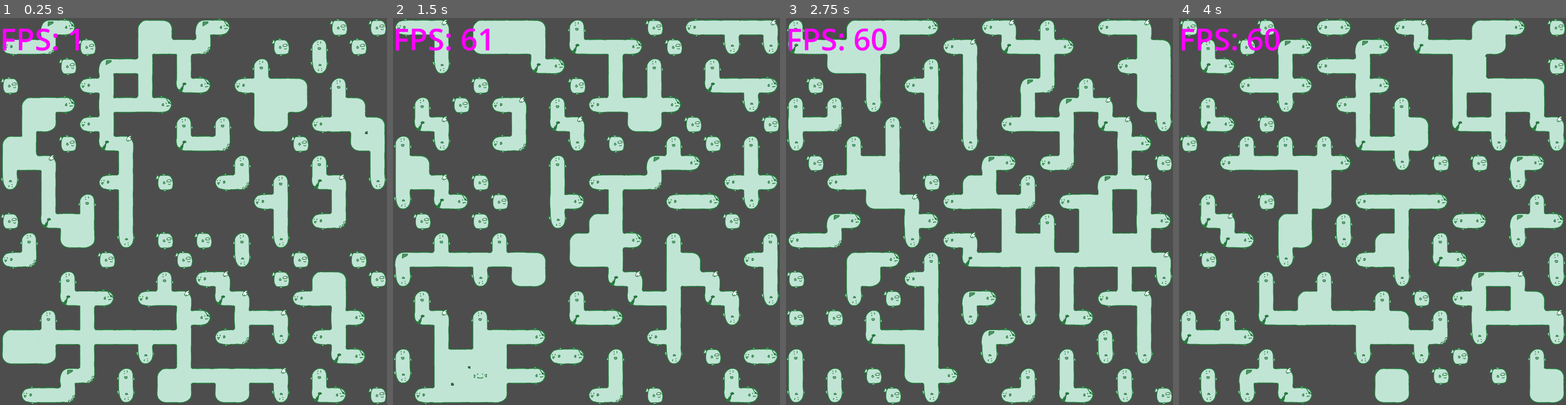
Above: before the commit, frames 1-4 (left to right).
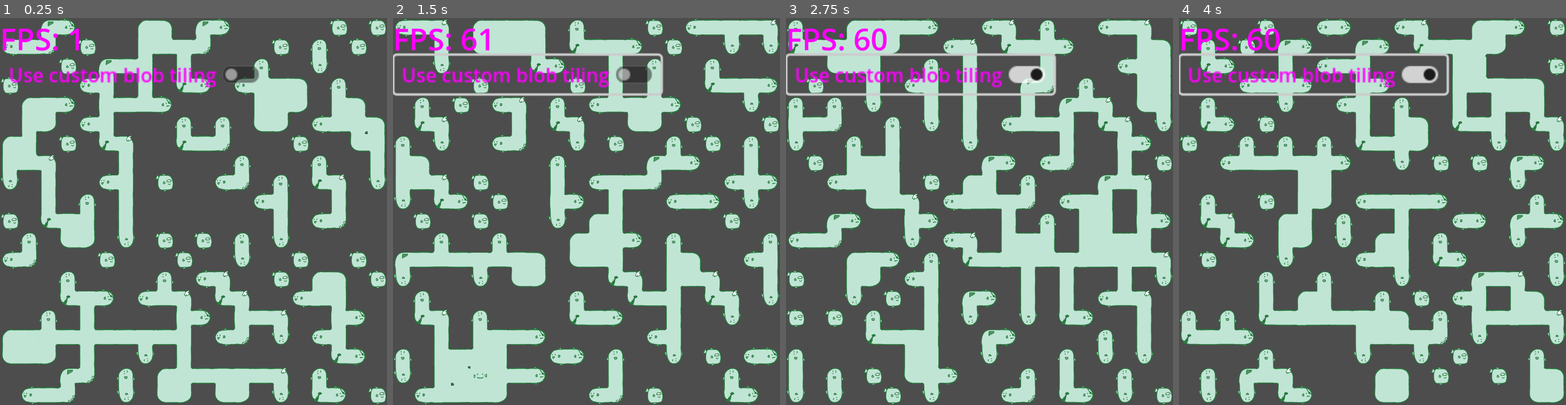
Above: after the commit, the same moments.

Repository: sourencho/godot_tilemap_fps_demo
Game: Godot game, scene res://main.tscn
Same seed, same stepped clock (60 frames per second), same inputs: the game is played once before the commit and once after it.
Inputs (mouse positions are in pixels of both pictures, inside the frame that each line leads up to):
- Up to frame 1 (0.25 s): no input
- Up to frame 2 (1.5 s): click (528, 76) at 0.5 s, where only the run after the commit has a clickable "Use custom blob tiling"; click (528, 76) at 1.25 s, where only the run after the commit has a clickable "Use custom blob tiling"
- Up to frame 3 (2.75 s): click (921, 76) at 2 s, where only the run after the commit has a clickable "Use custom blob tiling"
- Up to frame 4 (4 s): no input

The runs differ from the first frame. In frame 1, 1.4% of the frame differs, in the area x 2-67%, y 12-18%; in frame 2, 2.5%; in frame 3, 2.5%; in frame 4, 2.6%, in the area x 0-70%, y 9-21%.

Commit message:
Add toggle for custom blob tiling for comparison

Diff:
--- /dev/null
+++ b/BlobTiling.gd
@@ -0,0 +1,342 @@
+class_name BlobTiling
+
+"""
+Returns the blob tiling for a set of grid coordinates
+
+See http://www.cr31.co.uk/stagecast/wang/blob.html
+
+:params coords: Array of Vector2i coordinates
+:return: Dictionary from input coordinates to 12x4 blob tile atlas coordinates
+"""
+static func blob_tile(coords : Array) -> Dictionary:
+    var nb_bits = {} # Vector2i -> neighbour bits
+
+    var pos_nb: Vector2i # neighbouring position
+    for pos in coords:
+        # north edge
+        pos_nb = pos + Vector2i.UP
+        bitwise_or_at_key(nb_bits, pos_nb, SOUTH_EDGE)
+        # east edge
+        pos_nb = pos + Vector2i.RIGHT
+        bitwise_or_at_key(nb_bits, pos_nb, WEST_EDGE)
+        # south edge
+        pos_nb = pos + Vector2i.DOWN
+        bitwise_or_at_key(nb_bits, pos_nb, NORTH_EDGE)
+        # west edge
+        pos_nb = pos + Vector2i.LEFT
+        bitwise_or_at_key(nb_bits, pos_nb, EAST_EDGE)
+
+        # north-east corner
+        pos_nb = pos + Vector2i.UP + Vector2i.RIGHT
+        bitwise_or_at_key(nb_bits, pos_nb, SOUTHWEST_CORNER)
+        # south-east corner
+        pos_nb = pos + Vector2i.DOWN + Vector2i.RIGHT
+        bitwise_or_at_key(nb_bits, pos_nb, NORTHWEST_CORNER)
+        # south-west corner
+        pos_nb = pos + Vector2i.DOWN + Vector2i.LEFT
+        bitwise_or_at_key(nb_bits, pos_nb, NORTHEAST_CORNER)
+        # north-west corner
+        pos_nb = pos + Vector2i.UP + Vector2i.LEFT
+        bitwise_or_at_key(nb_bits, pos_nb, SOUTHEAST_CORNER)
+
+    var tilemap_positions = {}
+    for pos in coords:
+        var raw_nb_bitset = nb_bits.get(pos, EMPTY)
+        var nb_bitset = prune_neighbour_bitset(raw_nb_bitset)
+        tilemap_positions[pos] = NEIGHBOUR_BITS_TO_TILEMAP_COORDS[nb_bitset]
+
+    return tilemap_positions
+
+# Neighbour bitset
+# http://www.cr31.co.uk/stagecast/wang/blob.html
+const NORTH_EDGE = 1
+const NORTHEAST_CORNER = 2
+const EAST_EDGE = 4
+const SOUTHEAST_CORNER = 8
+const SOUTH_EDGE = 16
+const SOUTHWEST_CORNER = 32
+const WEST_EDGE = 64
+const NORTHWEST_CORNER = 128
+
+const EMPTY = 0
+const ALL_CORNERS = NORTHEAST_CORNER | SOUTHEAST_CORNER | SOUTHWEST_CORNER | NORTHWEST_CORNER
+const ALL_EDGES = NORTH_EDGE | EAST_EDGE | SOUTH_EDGE | WEST_EDGE
+
+static func bitwise_or_at_key(dict : Dictionary, key, value):
+    if dict.has(key):
+        dict[key] |= value
+    else:
+        dict[key] = value
+
+"""
+Eliminates corners not supported by both neighbouring edges
+"""
+static func prune_neighbour_bitset(nb_bitset: int):
+    var edges = nb_bitset & ALL_EDGES
+    var clockwise_corners = edges << 1
+    var counterclockwise_corners = (edges >> 1) | ((edges & NORTH_EDGE) << 7) # bring bottom bit back around to the top
+    var supported_corners = clockwise_corners & counterclockwise_corners
+    var pruned_nb_bitset = nb_bitset & (supported_corners | ALL_EDGES)
+    return pruned_nb_bitset
+
+# Manually specified mapping from neighbour bit patterns to tilemap coordinates
+# based on the 12x4 tilemap layout we're currently using. Top left corner is
+# (0, 0). Invalid blob neighbour bits are sent to (10, 1), the blank cell.
+const NEIGHBOUR_BITS_TO_TILEMAP_COORDS = [ \
+    Vector2i( 0, 3), # 000
+    Vector2i( 0, 2), # 001
+    Vector2i(10, 1), # 002
+    Vector2i(10, 1), # 003
+    Vector2i( 1, 3), # 004
+    Vector2i( 1, 2), # 005
+    Vector2i(10, 1), # 006
+    Vector2i( 8, 3), # 007
+    Vector2i(10, 1), # 008
+    Vector2i(10, 1), # 009
+    Vector2i(10, 1), # 010
+    Vector2i(10, 1), # 011
+    Vector2i(10, 1), # 012
+    Vector2i(10, 1), # 013
+    Vector2i(10, 1), # 014
+    Vector2i(10, 1), # 015
+    Vector2i( 0, 0), # 016
+    Vector2i( 0, 1), # 017
+    Vector2i(10, 1), # 018
+    Vector2i(10, 1), # 019
+    Vector2i( 1, 0), # 020
+    Vector2i( 1, 1), # 021
+    Vector2i(10, 1), # 022
+    Vector2i( 4, 2), # 023
+    Vector2i(10, 1), # 024
+    Vector2i(10, 1), # 025
+    Vector2i(10, 1), # 026
+    Vector2i(10, 1), # 027
+    Vector2i( 8, 0), # 028
+    Vector2i( 4, 1), # 029
+    Vector2i(10, 1), # 030
+    Vector2i( 8, 1), # 031
+    Vector2i(10, 1), # 032
+    Vector2i(10, 1), # 033
+    Vector2i(10, 1), # 034
+    Vector2i(10, 1), # 035
+    Vector2i(10, 1), # 036
+    Vector2i(10, 1), # 037
+    Vector2i(10, 1), # 038
+    Vector2i(10, 1), # 039
+    Vector2i(10, 1), # 040
+    Vector2i(10, 1), # 041
+    Vector2i(10, 1), # 042
+    Vector2i(10, 1), # 043
+    Vector2i(10, 1), # 044
+    Vector2i(10, 1), # 045
+    Vector2i(10, 1), # 046
+    Vector2i(10, 1), # 047
+    Vector2i(10, 1), # 048
+    Vector2i(10, 1), # 049
+    Vector2i(10, 1), # 050
+    Vector2i(10, 1), # 051
+    Vector2i(10, 1), # 052
+    Vector2i(10, 1), # 053
+    Vector2i(10, 1), # 054
+    Vector2i(10, 1), # 055
+    Vector2i(10, 1), # 056
+    Vector2i(10, 1), # 057
+    Vector2i(10, 1), # 058
+    Vector2i(10, 1), # 059
+    Vector2i(10, 1), # 060
+    Vector2i(10, 1), # 061
+    Vector2i(10, 1), # 062
+    Vector2i(10, 1), # 063
+    Vector2i( 3, 3), # 064
+    Vector2i( 3, 2), # 065
+    Vector2i(10, 1), # 066
+    Vector2i(10, 1), # 067
+    Vector2i( 2, 3), # 068
+    Vector2i( 2, 2), # 069
+    Vector2i(10, 1), # 070
+    Vector2i( 5, 3), # 071
+    Vector2i(10, 1), # 072
+    Vector2i(10, 1), # 073
+    Vector2i(10, 1), # 074
+    Vector2i(10, 1), # 075
+    Vector2i(10, 1), # 076
+    Vector2i(10, 1), # 077
+    Vector2i(10, 1), # 078
+    Vector2i(10, 1), # 079
+    Vector2i( 3, 0), # 080
+    Vector2i( 3, 1), # 081
+    Vector2i(10, 1), # 082
+    Vector2i(10, 1), # 083
+    Vector2i( 2, 0), # 084
+    Vector2i( 2, 1), # 085
+    Vector2i(10, 1), # 086
+    Vector2i( 7, 0), # 087
+    Vector2i(10, 1), # 088
+    Vector2i(10, 1), # 089
+    Vector2i(10, 1), # 090
+    Vector2i(10, 1), # 091
+    Vector2i( 5, 0), # 092
+    Vector2i( 7, 3), # 093
+    Vector2i(10, 1), # 094
+    Vector2i( 8, 2), # 095
+    Vector2i(10, 1), # 096
+    Vector2i(10, 1), # 097
+    Vector2i(10, 1), # 098
+    Vector2i(10, 1), # 099
+    Vector2i(10, 1), # 100
+    Vector2i(10, 1), # 101
+    Vector2i(10, 1), # 102
+    Vector2i(10, 1), # 103
+    Vector2i(10, 1), # 104
+    Vector2i(10, 1), # 105
+    Vector2i(10, 1), # 106
+    Vector2i(10, 1), # 107
+    Vector2i(10, 1), # 108
+    Vector2i(10, 1), # 109
+    Vector2i(10, 1), # 110
+    Vector2i(10, 1), # 111
+    Vector2i(11, 0), # 112
+    Vector2i( 7, 1), # 113
+    Vector2i(10, 1), # 114
+    Vector2i(10, 1), # 115
+    Vector2i( 6, 0), # 116
+    Vector2i( 4, 3), # 117
+    Vector2i(10, 1), # 118
+    Vector2i( 9, 1), # 119
+    Vector2i(10, 1), # 120
+    Vector2i(10, 1), # 121
+    Vector2i(10, 1), # 122
+    Vector2i(10, 1), # 123
+    Vector2i(10, 0), # 124
+    Vector2i( 9, 0), # 125
+    Vector2i(10, 1), # 126
+    Vector2i( 5, 1), # 127
+    Vector2i(10, 1), # 128
+    Vector2i(10, 1), # 129
+    Vector2i(10, 1), # 130
+    Vector2i(10, 1), # 131
+    Vector2i(10, 1), # 132
+    Vector2i(10, 1), # 133
+    Vector2i(10, 1), # 134
+    Vector2i(10, 1), # 135
+    Vector2i(10, 1), # 136
+    Vector2i(10, 1), # 137
+    Vector2i(10, 1), # 138
+    Vector2i(10, 1), # 139
+    Vector2i(10, 1), # 140
+    Vector2i(10, 1), # 141
+    Vector2i(10, 1), # 142
+    Vector2i(10, 1), # 143
+    Vector2i(10, 1), # 144
+    Vector2i(10, 1), # 145
+    Vector2i(10, 1), # 146
+    Vector2i(10, 1), # 147
+    Vector2i(10, 1), # 148
+    Vector2i(10, 1), # 149
+    Vector2i(10, 1), # 150
+    Vector2i(10, 1), # 151
+    Vector2i(10, 1), # 152
+    Vector2i(10, 1), # 153
+    Vector2i(10, 1), # 154
+    Vector2i(10, 1), # 155
+    Vector2i(10, 1), # 156
+    Vector2i(10, 1), # 157
+    Vector2i(10, 1), # 158
+    Vector2i(10, 1), # 159
+    Vector2i(10, 1), # 160
+    Vector2i(10, 1), # 161
+    Vector2i(10, 1), # 162
+    Vector2i(10, 1), # 163
+    Vector2i(10, 1), # 164
+    Vector2i(10, 1), # 165
+    Vector2i(10, 1), # 166
+    Vector2i(10, 1), # 167
+    Vector2i(10, 1), # 168
+    Vector2i(10, 1), # 169
+    Vector2i(10, 1), # 170
+    Vector2i(10, 1), # 171
+    Vector2i(10, 1), # 172
+    Vector2i(10, 1), # 173
+    Vector2i(10, 1), # 174
+    Vector2i(10, 1), # 175
+    Vector2i(10, 1), # 176
+    Vector2i(10, 1), # 177
+    Vector2i(10, 1), # 178
+    Vector2i(10, 1), # 179
+    Vector2i(10, 1), # 180
+    Vector2i(10, 1), # 181
+    Vector2i(10, 1), # 182
+    Vector2i(10, 1), # 183
+    Vector2i(10, 1), # 184
+    Vector2i(10, 1), # 185
+    Vector2i(10, 1), # 186
+    Vector2i(10, 1), # 187
+    Vector2i(10, 1), # 188
+    Vector2i(10, 1), # 189
+    Vector2i(10, 1), # 190
+    Vector2i(10, 1), # 191
+    Vector2i(10, 1), # 192
+    Vector2i(11, 3), # 193
+    Vector2i(10, 1), # 194
+    Vector2i(10, 1), # 195
+    Vector2i(10, 1), # 196
+    Vector2i( 6, 3), # 197
+    Vector2i(10, 1), # 198
+    Vector2i( 9, 3), # 199
+    Vector2i(10, 1), # 200
+    Vector2i(10, 1), # 201
+    Vector2i(10, 1), # 202
+    Vector2i(10, 1), # 203
+    Vector2i(10, 1), # 204
+    Vector2i(10, 1), # 205
+    Vector2i(10, 1), # 206
+    Vector2i(10, 1), # 207
+    Vector2i(10, 1), # 208
+    Vector2i( 7, 2), # 209
+    Vector2i(10, 1), # 210
+    Vector2i(10, 1), # 211
+    Vector2i(10, 1), # 212
+    Vector2i( 4, 0), # 213
+    Vector2i(10, 1), # 214
+    Vector2i(10, 3), # 215
+    Vector2i(10, 1), # 216
+    Vector2i(10, 1), # 217
+    Vector2i(10, 1), # 218
+    Vector2i(10, 1), # 219
+    Vector2i(10, 1), # 220
+    Vector2i(10, 2), # 221
+    Vector2i(10, 1), # 222
+    Vector2i( 5, 2), # 223
+    Vector2i(10, 1), # 224
+    Vector2i(10, 1), # 225
+    Vector2i(10, 1), # 226
+    Vector2i(10, 1), # 227
+    Vector2i(10, 1), # 228
+    Vector2i(10, 1), # 229
+    Vector2i(10, 1), # 230
+    Vector2i(10, 1), # 231
+    Vector2i(10, 1), # 232
+    Vector2i(10, 1), # 233
+    Vector2i(10, 1), # 234
+    Vector2i(10, 1), # 235
+    Vector2i(10, 1), # 236
+    Vector2i(10, 1), # 237
+    Vector2i(10, 1), # 238
+    Vector2i(10, 1), # 239
+    Vector2i(10, 1), # 240
+    Vector2i(11, 2), # 241
+    Vector2i(10, 1), # 242
+    Vector2i(10, 1), # 243
+    Vector2i(10, 1), # 244
+    Vector2i(11, 1), # 245
+    Vector2i(10, 1), # 246
+    Vector2i( 6, 2), # 247
+    Vector2i(10, 1), # 248
+    Vector2i(10, 1), # 249
+    Vector2i(10, 1), # 250
+    Vector2i(10, 1), # 251
+    Vector2i(10, 1), # 252
+    Vector2i( 6, 1), # 253
+    Vector2i(10, 1), # 254
+    Vector2i( 9, 2), # 255
+    ]
--- a/TileDrawer.gd
+++ b/TileDrawer.gd
@@ -1,6 +1,9 @@
 extends TileMap
 
+const BlobTiling = preload("res://BlobTiling.gd")
+
 var rng : RandomNumberGenerator = RandomNumberGenerator.new()
+var use_blob_tiling : bool = false
 
 func _ready():
     pass
@@ -13,4 +16,23 @@
                 cells.push_back(Vector2i(i,j))
 
     clear()
-    set_cells_terrain_connect(0, cells, 0, 0)
+    if (use_blob_tiling):
+        set_cells_blob_tiling(0, cells, 0, 0)
+    else:
+        set_cells_terrain_connect(0, cells, 0, 0)
+
+
+func set_cells_blob_tiling(
+    layer : int,
+    cells : Array,
+    terrain_set : int,
+    terrain : int,
+    ignore_empty_terrains : bool = true
+):
+    var cell_to_tilemap_pos = BlobTiling.blob_tile(cells)
+    for cell in cell_to_tilemap_pos:
+        var tilemap_pos = cell_to_tilemap_pos[cell]
+        set_cell(layer, cell, terrain, tilemap_pos)
+
+func _on_check_button_toggled(button_pressed:bool):
+    use_blob_tiling = button_pressed
--- a/main.tscn
+++ b/main.tscn
@@ -355,9 +355,33 @@
 script = ExtResource("2_kwdyl")
 
 [node name="fps" type="Label" parent="."]
-offset_right = 414.0
-offset_bottom = 238.0
+offset_right = 413.0
+offset_bottom = 140.0
 theme_override_colors/font_color = Color(1, 0, 1, 1)
 theme_override_font_sizes/font_size = 100
 text = "FPS: "
 script = ExtResource("3_verxl")
+
+[node name="CheckButton" type="CheckButton" parent="."]
+anchors_preset = 8
+anchor_left = 0.5
+anchor_top = 0.5
+anchor_right = 0.5
+anchor_bottom = 0.5
+offset_left = 5.0
+offset_top = 125.0
+offset_right = 225.0
+offset_bottom = 156.0
+grow_horizontal = 2
+grow_vertical = 2
+scale = Vector2(4, 4)
+theme_override_colors/font_color = Color(1, 0, 1, 1)
+theme_override_colors/font_pressed_color = Color(1, 0, 1, 1)
+theme_override_colors/font_hover_color = Color(1, 0, 1, 1)
+theme_override_colors/font_hover_pressed_color = Color(1, 0, 1, 1)
+theme_override_colors/font_focus_color = Color(1, 0, 1, 1)
+theme_override_colors/font_disabled_color = Color(1, 0, 1, 1)
+theme_override_colors/font_outline_color = Color(1, 0, 1, 1)
+text = "Use custom blob tiling"
+
+[connection signal="toggled" from="CheckButton" to="." method="_on_check_button_toggled"]
